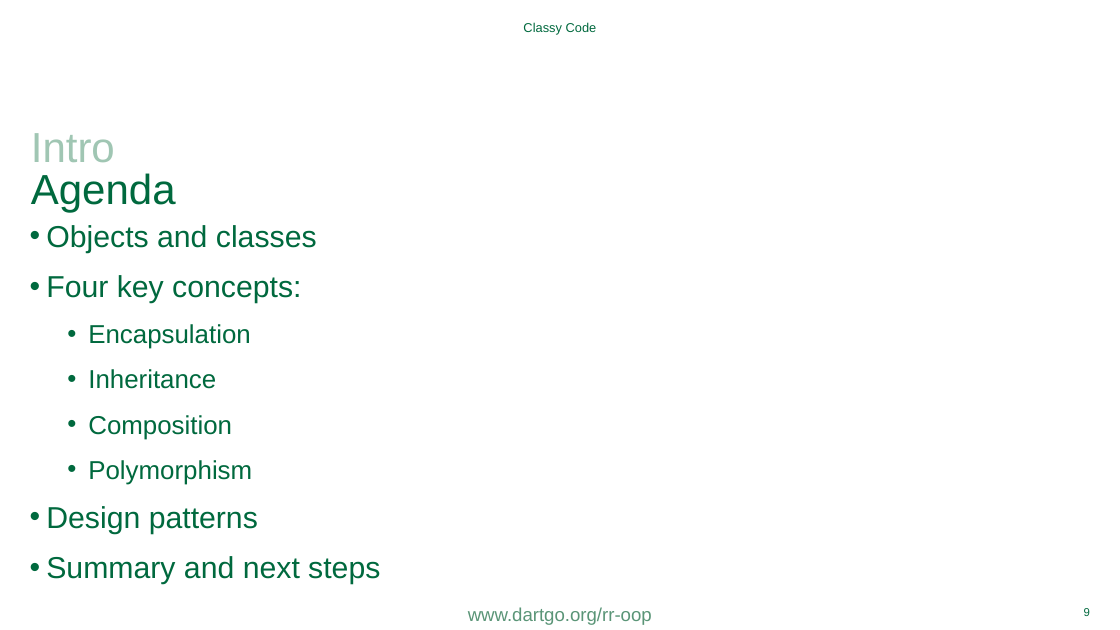
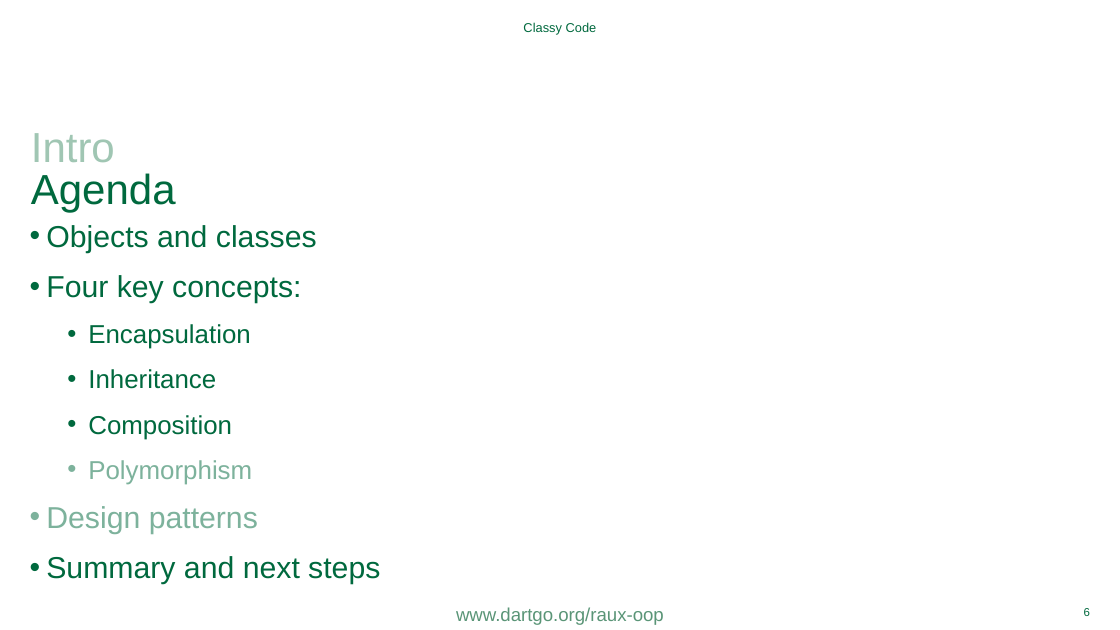
Before and after one commit to Dartmouth-Libraries/classy-code, a slide deck: slide 6 of ppt/OOP-for-Fun-and-Profit.pptx (slide 9 before the commit). Drawn at 1120x630 pixels with LibreOffice and Linux fonts; fonts in the diff are those of the drawing; background and template pictures are left out. Boxes give left, top, right and bottom in pixels: in the first picture for what was removed or moved away, otherwise in the second. Text is boxed around its words. In the diff, an @@ line names an element or a change of style, - is before the commit and + after.

Commit message:
adds materials for RAUX

```diff
--- a/ppt/OOP-for-Fun-and-Profit.pptx
+++ b/ppt/OOP-for-Fun-and-Profit.pptx
@@ rectangle added at [21, 455, 287, 539], fill #FFFFFF at 49% opacity @@
@@ text at [456, 607, 664, 625]: text changed @@
-www.dartgo.org/rr-oop
+www.dartgo.org/raux-oop
```
Also in this commit, not shown: 8 other slides changed, 3 slides removed, 10 other files.
